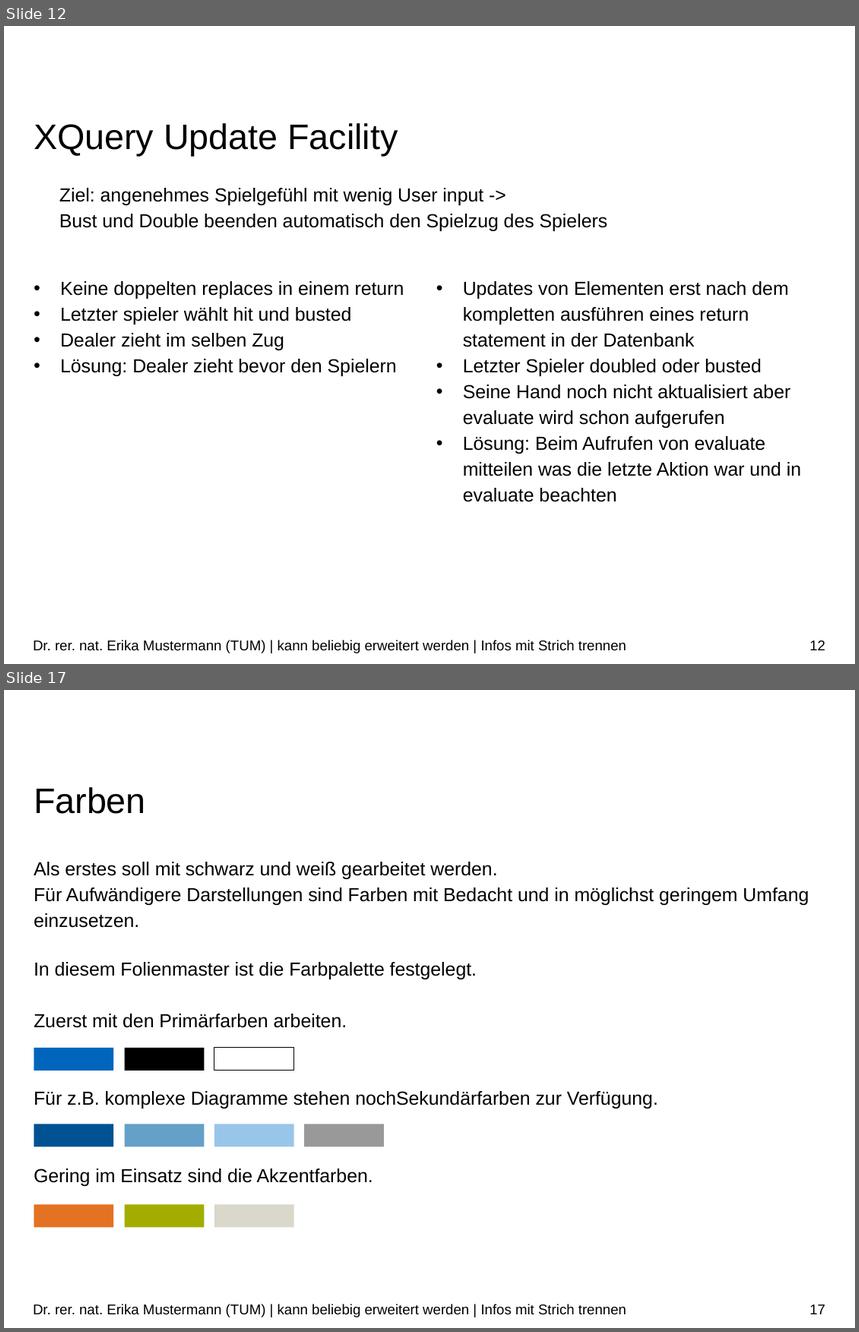
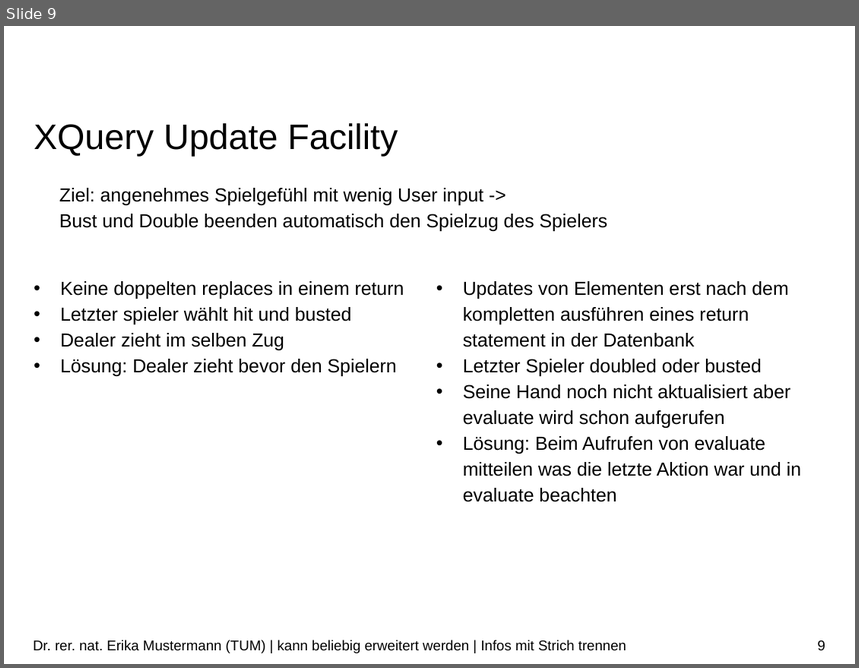
Before and after one commit to danielmeint/xml, a slide deck: presentation/Präsentation.pptx. Shown one above the other, each under a label of ours: slides 12 and 17 before the commit, slide 9 after it; the slides between them are not shown. The pictures are 859x1332 and 859x668 pixels, drawn with LibreOffice and Linux fonts; fonts in the diff are those of the drawing; background and template pictures are left out. Boxes give left, top, right and bottom in pixels: in the first picture for what was removed or moved away, otherwise in the second. Text is boxed around its words. In the diff, an @@ line names an element or a change of style, - is before the commit and + after.

```diff
--- a/presentation/Präsentation.pptx
+++ b/presentation/Präsentation.pptx
@@ slide 17 removed at [4,690,855,1328], background #FFFFFF @@
@@ title removed at [34,787,146,814] @@
-Farben
@@ text removed at [34,862,809,1186] @@
-Als erstes soll mit schwarz und weiß gearbeitet werden.
-Für Aufwändigere Darstellungen sind Farben mit Bedacht und in möglichst geringem Umfang einzusetzen.
-In diesem Folienmaster ist die Farbpalette festgelegt.
-Zuerst mit den Primärfarben arbeiten.
-Für z.B. komplexe Diagramme stehen nochSekundärfarben zur Verfügung.
-Gering im Einsatz sind die Akzentfarben.
@@ rectangle removed at [34,1047,113,1071] @@
@@ rectangle removed at [125,1047,205,1071] @@
@@ rectangle removed at [215,1047,294,1071] @@
@@ rectangle removed at [34,1124,113,1147] @@
@@ rectangle removed at [125,1124,205,1147] @@
@@ rectangle removed at [215,1124,294,1147] @@
@@ rectangle removed at [304,1124,385,1147] @@
@@ rectangle removed at [34,1205,113,1228] @@
@@ rectangle removed at [125,1205,205,1228] @@
@@ rectangle removed at [215,1205,294,1228] @@
@@ text removed at [33,1304,626,1318] @@
-Dr. rer. nat. Erika Mustermann (TUM) | kann beliebig erweitert werden | Infos mit Strich trennen
@@ page number removed at [810,1305,826,1315] @@
-17
@@ what was slide 12 is now slide 9 @@
@@ page number at [818,641,826,651]: text changed @@
-12
+9
```
Also in this commit, not shown: 2 slides changed, 21 other slides removed, 2 other files.
